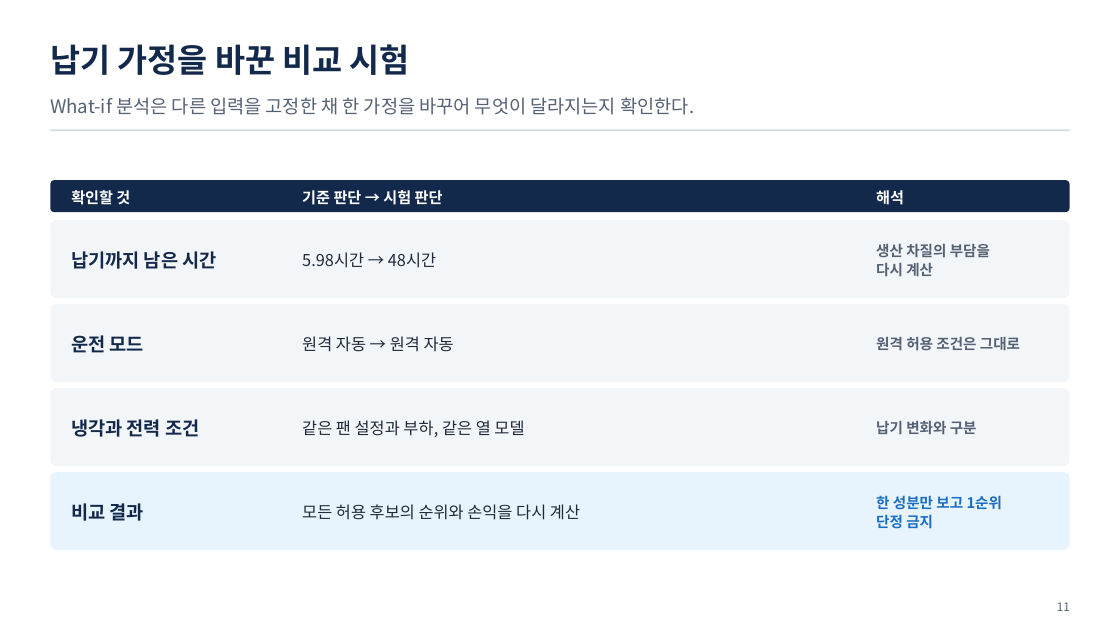
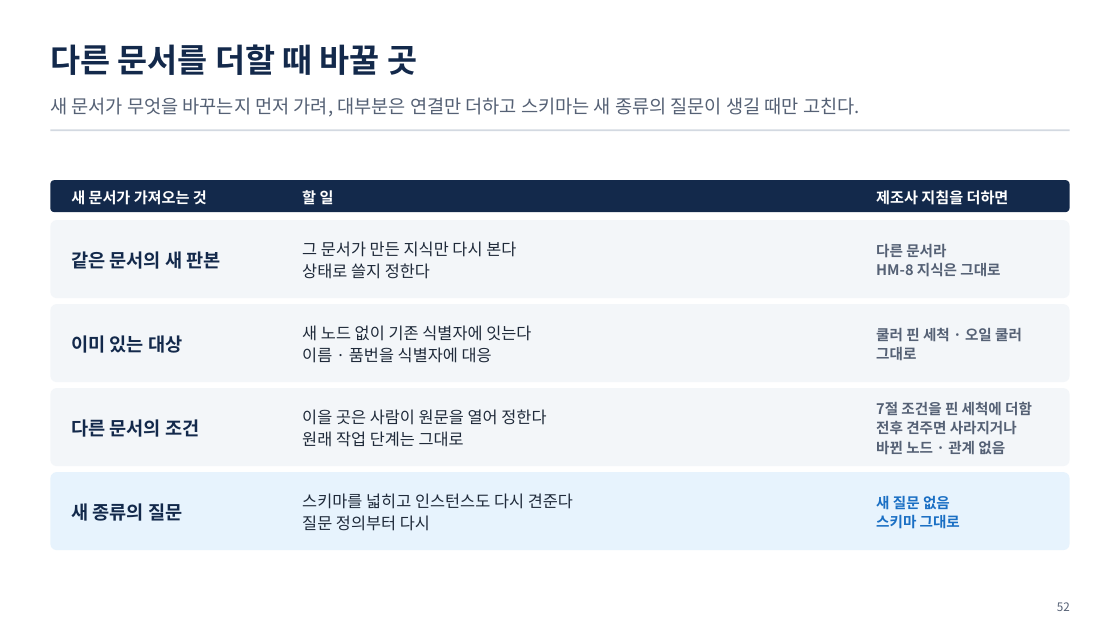
Before and after one commit to uengine-oss/hyd-iot-edu, a slide deck: slide 52 of workspace/강의제작/산출물/실전반/이론_오프라인/03회차/실전반_오프라인_03회차.pptx (slide 11 before the commit). Drawn at 1120x630 pixels with LibreOffice and Linux fonts; fonts in the diff are those of the drawing. Boxes give left, top, right and bottom in pixels: in the first picture for what was removed or moved away, otherwise in the second. Text is boxed around its words. In the diff, an @@ line names an element or a change of style, - is before the commit and + after.

```diff
--- a/workspace/강의제작/산출물/실전반/이론_오프라인/03회차/실전반_오프라인_03회차.pptx
+++ b/workspace/강의제작/산출물/실전반/이론_오프라인/03회차/실전반_오프라인_03회차.pptx
@@ text at bbox=[50, 44, 417, 75]: text changed @@
-납기 가정을 바꾼 비교 시험
+다른 문서를 더할 때 바꿀 곳
@@ text at bbox=[50, 97, 860, 117]: text changed @@
-What-if 분석은 다른 입력을 고정한 채 한 가정을 바꾸어 무엇이 달라지는지 확인한다.
+새 문서가 무엇을 바꾸는지 먼저 가려, 대부분은 연결만 더하고 스키마는 새 종류의 질문이 생길 때만 고친다.
@@ text at bbox=[71, 190, 207, 205]: text changed @@
-확인할 것
+새 문서가 가져오는 것
@@ text at bbox=[302, 188, 334, 208]: text changed @@
-기준 판단 → 시험 판단
+할 일
@@ text at bbox=[876, 190, 1009, 205]: text changed @@
-해석
+제조사 지침을 더하면
@@ text at bbox=[71, 251, 221, 269]: text changed @@
-납기까지 남은 시간
+같은 문서의 새 판본
@@ text at bbox=[302, 241, 516, 279]: text changed @@
-5.98시간 → 48시간
+그 문서가 만든 지식만 다시 본다
+상태로 쓸지 정한다
@@ text at bbox=[876, 244, 1000, 277]: text changed @@
-생산 차질의 부담을
-다시 계산
+다른 문서라
+HM-8 지식은 그대로
@@ text at bbox=[302, 325, 531, 363]: text changed @@
-원격 자동 → 원격 자동
+새 노드 없이 기존 식별자에 잇는다
+이름 · 품번을 식별자에 대응
@@ text at bbox=[876, 328, 1022, 361]: text changed @@
-원격 허용 조건은 그대로
+쿨러 핀 세척 · 오일 쿨러
+그대로
@@ text at bbox=[71, 335, 182, 353]: text changed @@
-운전 모드
+이미 있는 대상
@@ text at bbox=[71, 419, 199, 437]: text changed @@
-냉각과 전력 조건
+다른 문서의 조건
@@ text at bbox=[302, 409, 546, 447]: text changed @@
-같은 팬 설정과 부하, 같은 열 모델
+이을 곳은 사람이 원문을 열어 정한다
+원래 작업 단계는 그대로
@@ text at bbox=[876, 401, 1032, 455]: text changed @@
-납기 변화와 구분
+7절 조건을 핀 세척에 더함
+전후 견주면 사라지거나
+바뀐 노드 · 관계 없음
@@ text at bbox=[71, 503, 182, 521]: text changed @@
-비교 결과
+새 종류의 질문
@@ text at bbox=[302, 493, 573, 531]: text changed @@
-모든 허용 후보의 순위와 손익을 다시 계산
+스키마를 넓히고 인스턴스도 다시 견준다
+질문 정의부터 다시
@@ text at bbox=[876, 496, 960, 529]: text changed @@
-한 성분만 보고 1순위
-단정 금지
+새 질문 없음
+스키마 그대로
@@ text at bbox=[1057, 602, 1070, 611]: text changed @@
-11
+52
```
Also in this commit, not shown: 13 other slides changed, 54 slides added, 25 slides removed, 11 other files.
